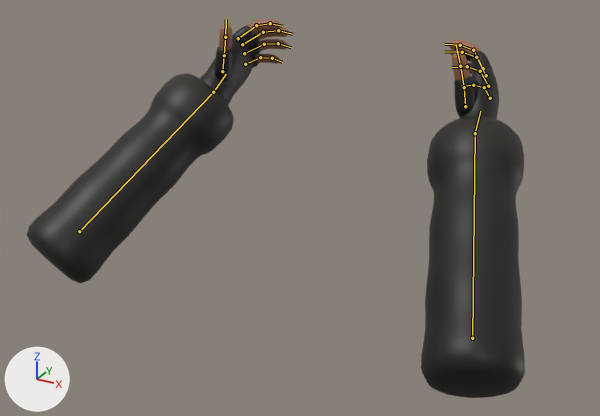
The glTF model assets/models/manos_chica.glb as it was, and as the next commit left it.
The view is the same before and after, from a camera (50 mm lens) standing at (0.522, -0.76, 0.069) and looking at (-0.026, 0.237, -0.429). The lights are fixed; the arrows at lower left show +X, +Y and +Z. The older version comes first. Both versions are drawn at frame 24 of the action 'sostener-loop'; the numbers are the values there. The bones that bend it are drawn over the model as lines.

The first picture shows 'mangas', 'piel'.
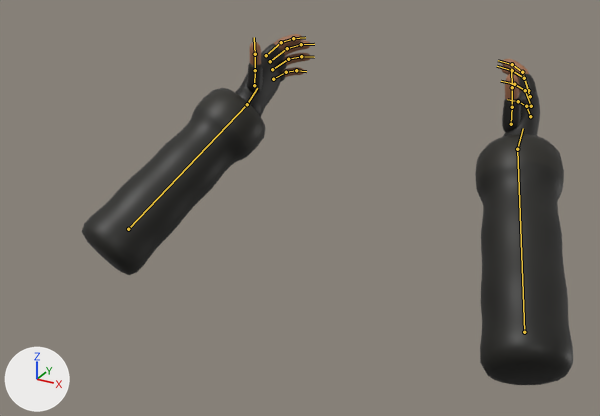
The edits, one by one:
Bone 'LeftLowerArm' (bone_leftlowerarm) moves from (-0.14, 0.36, -0.457) to (-0.17, 0.5, -0.517).
Bone 'LeftLowerArm' (bone_leftlowerarm) turns from (35, 14, -11) to (34, 11, -14) degrees about its own x, y and z.
Bone 'LeftHand' (bone_lefthand) turns from (0, 0, 10) to (0, 0, 14) degrees about its own x, y and z.
Bone 'LeftIndexProximal' (bone_leftindexproximal) turns from (0, -1, -14) to (0, -1, -10) degrees about its own x, y and z.
Bone 'LeftIndexDistal' (bone_leftindexdistal) turns from (0, -1, -10) to (0, 0, -7) degrees about its own x, y and z.
Bone 'LeftLittleProximal' (bone_leftlittleproximal) turns from (-1, 2, -14) to (0, 2, -10) degrees about its own x, y and z.
Bone 'LeftMiddleProximal' (bone_leftmiddleproximal) turns from (0, 0, -14) to (0, 0, -10) degrees about its own x, y and z.
Bone 'LeftMiddleDistal' (bone_leftmiddledistal) turns from (0, 0, -10) to (0, 0, -7) degrees about its own x, y and z.
Bone 'LeftRingProximal' (bone_leftringproximal) turns from (0, 1, -14) to (0, 1, -10) degrees about its own x, y and z.
Bone 'LeftRingDistal' (bone_leftringdistal) turns from (0, 1, -10) to (0, 0, -7) degrees about its own x, y and z.
Bone 'LeftThumbDistal' (bone_leftthumbdistal) turns from (2, -3, 5) to (2, -3, 7) degrees about its own x, y and z.
Bone 'RightLowerArm' (bone_rightlowerarm) moves from (0.14, 0.36, -0.457) to (0.17, 0.5, -0.517).
Bone 'RightLowerArm' (bone_rightlowerarm) turns from (35, -14, 11) to (34, -11, 14) degrees about its own x, y and z.
Bone 'RightHand' (bone_righthand) turns from (0, 0, -10) to (0, 0, -14) degrees about its own x, y and z.
Bone 'RightIndexProximal' (bone_rightindexproximal) turns from (0, 1, 14) to (0, 1, 10) degrees about its own x, y and z.
Bone 'RightIndexDistal' (bone_rightindexdistal) turns from (0, 1, 10) to (0, 0, 7) degrees about its own x, y and z.
Bone 'RightLittleProximal' (bone_rightlittleproximal) turns from (-1, -2, 14) to (0, -2, 10) degrees about its own x, y and z.
Bone 'RightMiddleProximal' (bone_rightmiddleproximal) turns from (0, 0, 14) to (0, 0, 10) degrees about its own x, y and z.
Bone 'RightMiddleDistal' (bone_rightmiddledistal) turns from (0, 0, 10) to (0, 0, 7) degrees about its own x, y and z.
Bone 'RightRingProximal' (bone_rightringproximal) turns from (0, -1, 14) to (0, -1, 10) degrees about its own x, y and z.
Bone 'RightRingDistal' (bone_rightringdistal) turns from (0, -1, 10) to (0, 0, 7) degrees about its own x, y and z.
Bone 'RightThumbDistal' (bone_rightthumbdistal) turns from (2, 3, -5) to (2, 3, -7) degrees about its own x, y and z.

Pixel boxes (x1, y1, x2, y2) of what changed, in the pictures (600 x 416 px):
'mangas', posed (8% shorter): before (27, 25, 525, 398); after (82, 43, 573, 385)
'piel', posed (6% wider, 8% taller): before (219, 19, 481, 80); after (250, 34, 529, 100)
bone 'LeftLowerArm', root to tip: before (79, 231) to (213, 92); after (128, 229) to (247, 104)
bone 'LeftHand', root to tip: before (213, 92) to (226, 74); after (247, 104) to (257, 88)
bone 'LeftIndexProximal', root to tip: before (238, 38) to (256, 25); after (266, 55) to (281, 42)
bone 'LeftIndexDistal', root to tip: before (270, 23) to (282, 26); after (293, 38) to (305, 37)
bone 'LeftLittleProximal', root to tip: before (245, 64) to (260, 57); after (273, 79) to (286, 72)
bone 'LeftMiddleProximal', root to tip: before (242, 44) to (263, 32); after (270, 61) to (287, 48)
bone 'LeftMiddleDistal', root to tip: before (278, 30) to (292, 34); after (301, 44) to (314, 44)
bone 'LeftRingProximal', root to tip: before (244, 53) to (264, 44); after (272, 69) to (288, 59)
bone 'LeftRingDistal', root to tip: before (278, 43) to (291, 47); after (301, 56) to (314, 57)
bone 'LeftThumbDistal', root to tip: before (225, 37) to (226, 19); after (255, 54) to (254, 37)
bone 'RightLowerArm', root to tip: before (472, 338) to (475, 133); after (524, 332) to (517, 149)
bone 'RightHand', root to tip: before (475, 133) to (480, 111); after (517, 149) to (523, 128)
bone 'RightIndexProximal', root to tip: before (483, 68) to (473, 50); after (528, 90) to (522, 72)
bone 'RightIndexDistal', root to tip: before (460, 45) to (444, 44); after (512, 64) to (498, 60)
bone 'RightLittleProximal', root to tip: before (490, 98) to (484, 87); after (530, 116) to (526, 106)
bone 'RightMiddleProximal', root to tip: before (486, 75) to (476, 57); after (530, 96) to (524, 78)
bone 'RightMiddleDistal', root to tip: before (462, 52) to (444, 51); after (512, 70) to (497, 66)
bone 'RightRingProximal', root to tip: before (488, 86) to (480, 71); after (531, 106) to (525, 90)
bone 'RightRingDistal', root to tip: before (467, 66) to (451, 67); after (514, 84) to (501, 81)
bone 'RightThumbDistal', root to tip: before (460, 66) to (456, 45); after (512, 87) to (511, 68)
